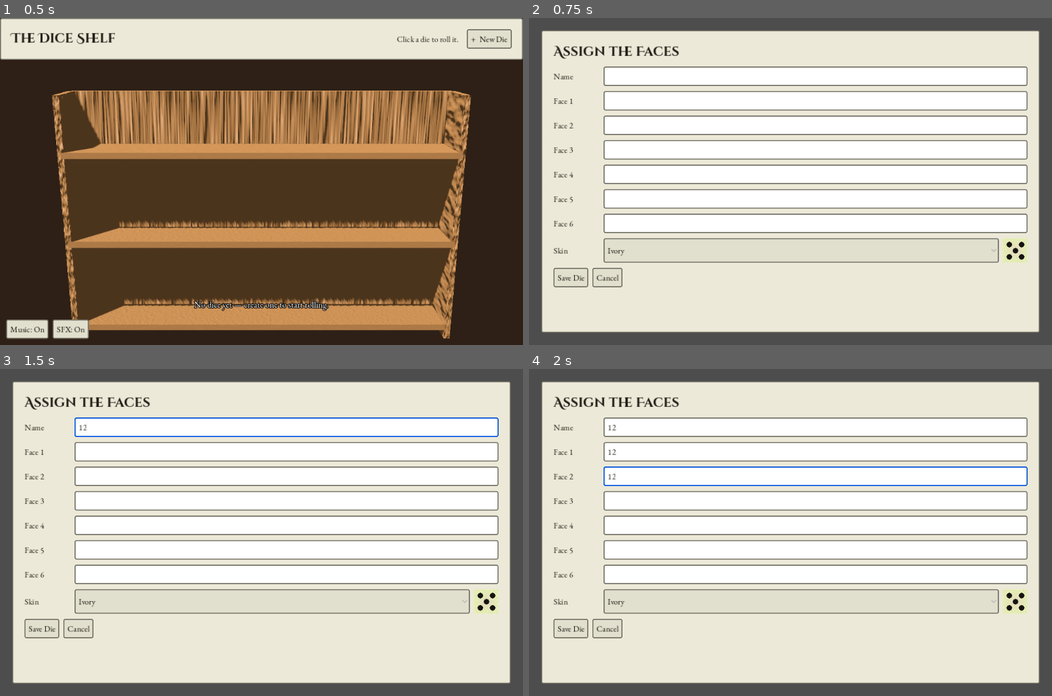
Above: before the commit, frames 1-4 (two rows, left to right).
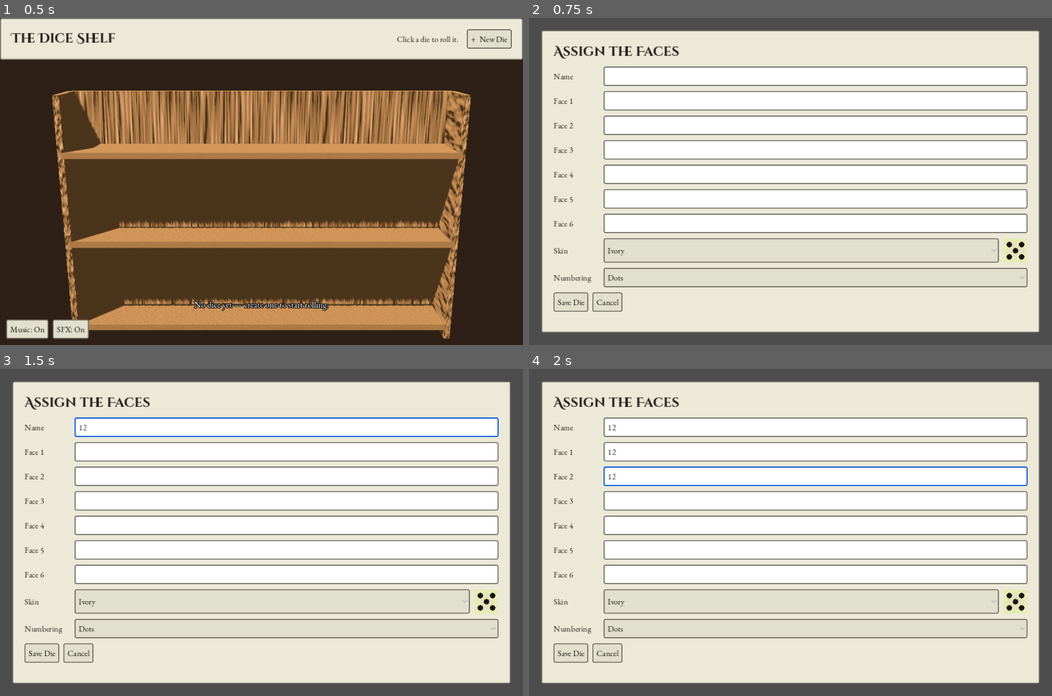
Above: after the commit, the same moments.

Repository: siyangsun/gamba
Game: Godot game, scene res://main.tscn
The game is run twice, just before and just after one commit, with the same random seed, the same clock (stepped at 60 frames per second) and the same inputs. Sound files missing from this copy of the repository are replaced by a short silence.
Inputs (mouse positions are in pixels of both pictures, inside the frame that each line leads up to):
- Up to frame 1 (0.5 s): no input
- Up to frame 2 (0.75 s): click "+ New Die" at 0.5 s
- Up to frame 3 (1.5 s): click (287, 427) at 1.27 s; type "12" at 1.35 s
- Up to frame 4 (2 s): click (816, 450) at 1.5 s; type "12" at 1.58 s; click (816, 476) at 1.73 s; type "12" at 1.82 s

Frame 1 is identical in both runs. In frame 2, 1.1% of the frame differs, in the area x 4-96%, y 76-90%; in frame 3, 1.1%; in frame 4, 1.1%.

Commit message:
feat: add dots/numbers/numerals face marking styles
Faces can now show classic pip dots, a bitmap arabic digit, or a
composed roman numeral (I/V glyphs), selectable per-die alongside the
skin in the editor and persisted on DicePreset. Both the albedo pass
and the pip-matte mask share one _paint_markings() so all three styles
get the same matte, no-specular treatment; digit/numeral faces render
flush (no dimple normal map, unlike dot pips).

Co-Authored-By: Claude Sonnet 5 <noreply@anthropic.com>

Diff:
--- a/dice_preset.gd
+++ b/dice_preset.gd
@@ -3,8 +3,8 @@
 
 ## A saved die: a name plus the meaning assigned to each of the 6 faces.
 ## faces[0] is face "1" (one pip) ... faces[5] is face "6".
-## `theme` is reserved for the later color-theme feature; unused for now.
 
 @export var name: String = "Untitled Die"
 @export var faces: Array[String] = ["", "", "", "", "", ""]
 @export var theme: String = "ivory"
+@export var numbering: String = "dots"
--- a/main.gd
+++ b/main.gd
@@ -311,6 +311,7 @@
 		d.rotation_degrees = Vector3(0, 25, 0)
 		d.scale = Vector3.ONE * SHELF_DIE_SCALE
 		d.set_skin(p.theme)
+		d.set_numbering(p.numbering)
 		_shelf_die_preset[d] = p
 		# name placard sits on the plank's very front lip, clear of the die
 		# in front of it (not dangling into the tier below either)
@@ -412,6 +413,7 @@
 func _go_roll(preset: DicePreset) -> void:
 	_state = State.ROLL
 	_die.set_skin(preset.theme)
+	_die.set_numbering(preset.numbering)
 	_roll.set_preset(preset)
 	_cam.fov = 45
 	_cam.look_at_from_position(Vector3(0, 7, 8), Vector3.ZERO, Vector3.UP)
--- a/scripts/die.gd
+++ b/scripts/die.gd
@@ -35,6 +35,29 @@
 	6: [Vector2(0, 0), Vector2(2, 0), Vector2(0, 1), Vector2(2, 1), Vector2(0, 2), Vector2(2, 2)],
 }
 
+# selectable face-marking styles: dots (pips), arabic numbers, roman numerals
+const NUMBERING_STYLES := ["dots", "numbers", "numerals"]
+
+# 5x7 bitmap glyphs for the "numbers" style
+const DIGIT_GLYPHS := {
+	1: ["..#..", ".##..", "..#..", "..#..", "..#..", "..#..", ".###."],
+	2: [".###.", "#...#", "....#", "...#.", "..#..", ".#...", "#####"],
+	3: [".###.", "#...#", "....#", "..##.", "....#", "#...#", ".###."],
+	4: ["...#.", "..##.", ".#.#.", "#..#.", "#####", "...#.", "...#."],
+	5: ["#####", "#....", "####.", "....#", "....#", "#...#", ".###."],
+	6: [".###.", "#....", "#....", "####.", "#...#", "#...#", ".###."],
+}
+
+# bitmap glyphs for the "numerals" style, composed as sequences of I/V below
+const ROMAN_GLYPHS := {
+	"I": ["###", ".#.", ".#.", ".#.", ".#.", ".#.", "###"],
+	"V": ["#...#", "#...#", "#...#", "#...#", ".#.#.", ".#.#.", "..#.."],
+}
+const ROMAN_SEQUENCE := {
+	1: ["I"], 2: ["I", "I"], 3: ["I", "I", "I"],
+	4: ["I", "V"], 5: ["V"], 6: ["V", "I"],
+}
+
 # face outward-normal (local) -> value. Opposite faces sum to 7.
 const FACE_DEFS := [
 	{"n": Vector3(1, 0, 0), "v": 1, "rot": Vector3(0, 90, 0)},
@@ -51,6 +74,7 @@
 const HIT_SPEED := 2.0  # below this a contact is a soft tumble, not a hit
 
 var skin_name := "ivory"
+var numbering_style := "dots"
 var roll_center := Vector2.ZERO  # world x/z the die is tossed above and settles near
 var _faces: Array = []  # [{v:int, n:Vector3, mi:MeshInstance3D}]
 var _body: MeshInstance3D
@@ -112,11 +136,11 @@
 		q.size = Vector2(SIZE, SIZE) * 0.99
 		mi.mesh = q
 		var mat := StandardMaterial3D.new()
-		mat.albedo_texture = make_face_texture(int(d.v), FACE_TEX, skin_name)
+		mat.albedo_texture = make_face_texture(int(d.v), FACE_TEX, skin_name, numbering_style)
 		_apply_material_type(mat, skin_name)
-		_apply_pip_matte(mat, int(d.v), skin_name)
+		_apply_pip_matte(mat, int(d.v), skin_name, numbering_style)
 		mat.normal_enabled = true
-		mat.normal_texture = make_face_normalmap(int(d.v), FACE_TEX)
+		mat.normal_texture = make_face_normalmap(int(d.v), FACE_TEX, numbering_style)
 		mat.normal_scale = 1.4
 		mi.material_override = mat
 		mi.position = (d.n as Vector3) * (half + 0.002)
@@ -129,16 +153,27 @@
 ## Re-tint body + face art to the named skin (falls back to ivory).
 func set_skin(name: String) -> void:
 	skin_name = name if SKINS.has(name) else "ivory"
+	_refresh_faces()
+
+
+## Re-renders face art in the named marking style (falls back to dots).
+func set_numbering(name: String) -> void:
+	numbering_style = name if NUMBERING_STYLES.has(name) else "dots"
+	_refresh_faces()
+
+
+func _refresh_faces() -> void:
 	if _body == null:
-		return  # not built yet; _ready() will use skin_name
+		return  # not built yet; _ready() will use current skin_name/numbering_style
 	var bmat := _body.material_override as StandardMaterial3D
 	bmat.albedo_color = SKINS[skin_name].body
 	_apply_material_type(bmat, skin_name)
 	for f in _faces:
 		var mat := (f.mi as MeshInstance3D).material_override as StandardMaterial3D
-		mat.albedo_texture = make_face_texture(int(f.v), FACE_TEX, skin_name)
+		mat.albedo_texture = make_face_texture(int(f.v), FACE_TEX, skin_name, numbering_style)
 		_apply_material_type(mat, skin_name)
-		_apply_pip_matte(mat, int(f.v), skin_name)
+		_apply_pip_matte(mat, int(f.v), skin_name, numbering_style)
+		mat.normal_texture = make_face_normalmap(int(f.v), FACE_TEX, numbering_style)
 
 
 ## Base (non-pip) surface roughness for each material type. Single source of
@@ -187,14 +222,15 @@
 			mat.metallic = 0.0
 
 
-## Kills the shiny highlight/clearcoat over the pips specifically, so the
-## dots read as matte dents rather than catching the same polish as the
-## surrounding face. clearcoat_texture has a fixed R=strength/G=glossiness
-## convention (no channel selector), so roughness is packed into blue instead.
-static func _apply_pip_matte(mat: StandardMaterial3D, value: int, skin_name: String) -> void:
+## Kills the shiny highlight/clearcoat over the markings specifically, so
+## dots/digits/numerals read as matte rather than catching the same polish
+## as the surrounding face. clearcoat_texture has a fixed R=strength/
+## G=glossiness convention (no channel selector), so roughness is packed
+## into blue instead.
+static func _apply_pip_matte(mat: StandardMaterial3D, value: int, skin_name: String, numbering_style: String) -> void:
 	var skin: Dictionary = SKINS.get(skin_name, SKINS["ivory"])
 	var mat_type: String = skin.get("material", "ivory")
-	var detail := make_face_detail_texture(value, FACE_TEX, _base_roughness(mat_type))
+	var detail := make_face_detail_texture(value, FACE_TEX, _base_roughness(mat_type), numbering_style)
 	mat.roughness = 1.0  # texture now fully controls roughness, per pixel
 	mat.roughness_texture = detail
 	mat.roughness_texture_channel = BaseMaterial3D.TEXTURE_CHANNEL_BLUE
@@ -202,23 +238,68 @@
 		mat.clearcoat_texture = detail
 
 
-## R = clearcoat strength (1 = configured amount, 0 = none at the pips).
+## R = clearcoat strength (1 = configured amount, 0 = none at the markings).
 ## G = clearcoat glossiness (left at full everywhere).
-## B = absolute roughness (base_roughness, or matte at the pips).
-static func make_face_detail_texture(value: int, tex_size: int, base_roughness: float) -> ImageTexture:
+## B = absolute roughness (base_roughness, or matte at the markings).
+static func make_face_detail_texture(value: int, tex_size: int, base_roughness: float, numbering_style: String) -> ImageTexture:
 	var img := Image.create(tex_size, tex_size, false, Image.FORMAT_RGB8)
 	img.fill(Color(1.0, 1.0, base_roughness))
-	var radius := tex_size / 9.0
-	for g: Vector2 in PIP_LAYOUT[value]:
-		var cx: float = tex_size * (0.25 + 0.25 * g.x)
-		var cy: float = tex_size * (0.25 + 0.25 * g.y)
-		_fill_circle(tex_size, img, cx, cy, radius, Color(0.0, 1.0, 0.92))
+	_paint_markings(img, value, numbering_style, tex_size, Color(0.0, 1.0, 0.92))
 	return ImageTexture.create_from_image(img)
 
 
-## Renders one die face (grain/marbling/brushing + pips) at the given texture size.
-## Shared with ShelfPanel, which uses it at a smaller size for shelf icons.
-static func make_face_texture(value: int, tex_size: int, skin_name := "ivory") -> ImageTexture:
+## Draws the face marking (dot pips, a digit, or a roman numeral) in the
+## given color. Shared by the albedo pass (pip color) and the matte-mask
+## pass (roughness/clearcoat override), so both stay perfectly aligned.
+static func _paint_markings(img: Image, value: int, numbering_style: String, tex_size: int, col: Color) -> void:
+	match numbering_style:
+		"numbers":
+			var rows: Array = DIGIT_GLYPHS[value]
+			var cell := maxi(1, tex_size / 14)
+			var w := 5 * cell
+			var h := 7 * cell
+			_draw_bitmap_glyph(img, rows, (tex_size - w) / 2, (tex_size - h) / 2, cell, col)
+		"numerals":
+			var glyphs: Array = ROMAN_SEQUENCE[value]
+			var cell := maxi(1, tex_size / 16)
+			var total_cols := 0
+			for gk in glyphs:
+				total_cols += String(ROMAN_GLYPHS[gk][0]).length()
+			total_cols += glyphs.size() - 1  # 1-col gap between glyphs
+			var h := 7 * cell
+			var ox := (tex_size - total_cols * cell) / 2
+			var oy := (tex_size - h) / 2
+			for gk in glyphs:
+				_draw_bitmap_glyph(img, ROMAN_GLYPHS[gk], ox, oy, cell, col)
+				ox += (String(ROMAN_GLYPHS[gk][0]).length() + 1) * cell
+		_:
+			var radius := tex_size / 9.0
+			for g: Vector2 in PIP_LAYOUT[value]:
+				var cx: float = tex_size * (0.25 + 0.25 * g.x)
+				var cy: float = tex_size * (0.25 + 0.25 * g.y)
+				_fill_circle(tex_size, img, cx, cy, radius, col)
+
+
+## Blits a bitmap glyph (an array of '#'/'.' row strings) at cell resolution.
+static func _draw_bitmap_glyph(img: Image, rows: Array, ox: int, oy: int, cell: int, col: Color) -> void:
+	var w := img.get_width()
+	var h := img.get_height()
+	for ry in rows.size():
+		var row: String = rows[ry]
+		for rx in row.length():
+			if row[rx] != "#":
+				continue
+			for py in cell:
+				for px in cell:
+					var x := ox + rx * cell + px
+					var y := oy + ry * cell + py
+					if x >= 0 and x < w and y >= 0 and y < h:
+						img.set_pixel(x, y, col)
+
+
+## Renders one die face (grain/marbling/brushing + markings) at the given
+## texture size. Shared with EditorPanel's preview, which uses it smaller.
+static func make_face_texture(value: int, tex_size: int, skin_name := "ivory", numbering_style := "dots") -> ImageTexture:
 	var skin: Dictionary = SKINS.get(skin_name, SKINS["ivory"])
 	var face: Color = skin.face
 	var mat_type: String = skin.get("material", "ivory")
@@ -275,12 +356,7 @@
 			img.set_pixel(x, y, col)
 	if mat_type == "gem":
 		_draw_cracks(tex_size, img, 2 + (randi() % 2))
-	var pip: Color = skin.pip
-	var radius := tex_size / 9.0
-	for g: Vector2 in PIP_LAYOUT[value]:
-		var cx: float = tex_size * (0.25 + 0.25 * g.x)
-		var cy: float = tex_size * (0.25 + 0.25 * g.y)
-		_fill_circle(tex_size, img, cx, cy, radius, pip)
+	_paint_markings(img, value, numbering_style, tex_size, skin.pip)
 	return ImageTexture.create_from_image(img)
 
 
@@ -306,9 +382,13 @@
 
 
 ## Normal map giving each pip a deep spherical dimple (concave dish).
-static func make_face_normalmap(value: int, tex_size: int) -> ImageTexture:
+## Numbers/numerals stay flat -- glyph-shaped dimples aren't worth the
+## complexity, so those styles print flush with the face.
+static func make_face_normalmap(value: int, tex_size: int, numbering_style := "dots") -> ImageTexture:
 	var img := Image.create(tex_size, tex_size, false, Image.FORMAT_RGB8)
 	img.fill(Color(0.5, 0.5, 1.0))  # flat surface
+	if numbering_style != "dots":
+		return ImageTexture.create_from_image(img)
 	var radius := tex_size / 9.0
 	var depth := 1.8  # larger = flatter dimple; smaller = deeper
 	for g: Vector2 in PIP_LAYOUT[value]:
--- a/scripts/editor.gd
+++ b/scripts/editor.gd
@@ -10,6 +10,8 @@
 var _faces: Array[LineEdit] = []
 var _skin_opt: OptionButton
 var _skin_keys: Array = []
+var _numbering_opt: OptionButton
+var _numbering_keys: Array = []
 var _preview: TextureRect
 
 
@@ -46,6 +48,7 @@
 		vb.add_child(_row("Face %d" % (idx + 1), func(le): _faces.append(le)))
 
 	vb.add_child(_skin_row())
+	vb.add_child(_numbering_row())
 
 	var buttons := HBoxContainer.new()
 	buttons.add_theme_constant_override("separation", 8)
@@ -81,12 +84,33 @@
 	return row
 
 
+func _numbering_row() -> HBoxContainer:
+	var row := HBoxContainer.new()
+	row.add_theme_constant_override("separation", 8)
+	var l := Label.new()
+	l.text = "Numbering"
+	l.custom_minimum_size.x = 90
+	row.add_child(l)
+	_numbering_keys = Die.NUMBERING_STYLES
+	_numbering_opt = OptionButton.new()
+	for key in _numbering_keys:
+		_numbering_opt.add_item(String(key).capitalize())
+	_numbering_opt.size_flags_horizontal = Control.SIZE_EXPAND_FILL
+	_numbering_opt.item_selected.connect(func(_i): _update_preview())
+	row.add_child(_numbering_opt)
+	return row
+
+
 func _current_skin() -> String:
 	return _skin_keys[maxi(0, _skin_opt.selected)]
 
 
+func _current_numbering() -> String:
+	return _numbering_keys[maxi(0, _numbering_opt.selected)]
+
+
 func _update_preview() -> void:
-	_preview.texture = Die.make_face_texture(5, 48, _current_skin())
+	_preview.texture = Die.make_face_texture(5, 48, _current_skin(), _current_numbering())
 
 
 func _row(label_text: String, register: Callable) -> HBoxContainer:
@@ -111,6 +135,8 @@
 		_faces[i].text = p.faces[i]
 	var si := _skin_keys.find(p.theme)
 	_skin_opt.select(si if si >= 0 else 0)
+	var ni := _numbering_keys.find(p.numbering)
+	_numbering_opt.select(ni if ni >= 0 else 0)
 	_update_preview()
 
 
@@ -123,4 +149,5 @@
 		arr.append(le.text.strip_edges())
 	p.faces = arr
 	p.theme = _current_skin()
+	p.numbering = _current_numbering()
 	saved.emit(p)
Not shown, changed: roadmap.md
